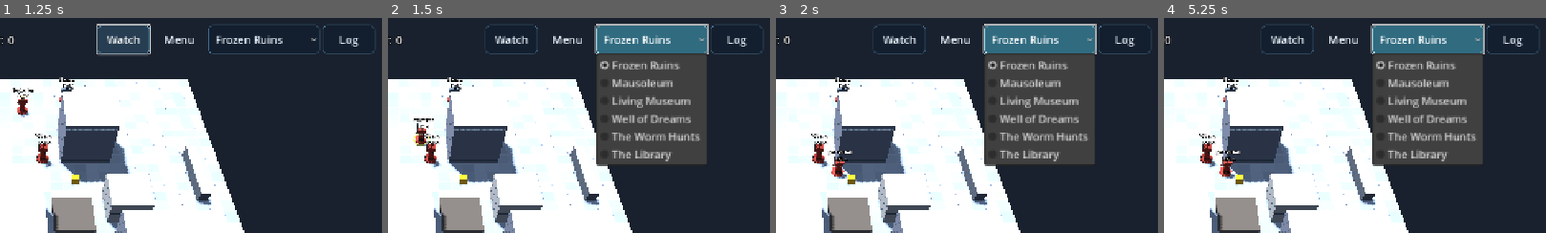
Above: before the commit, frames 1-4 (left to right).
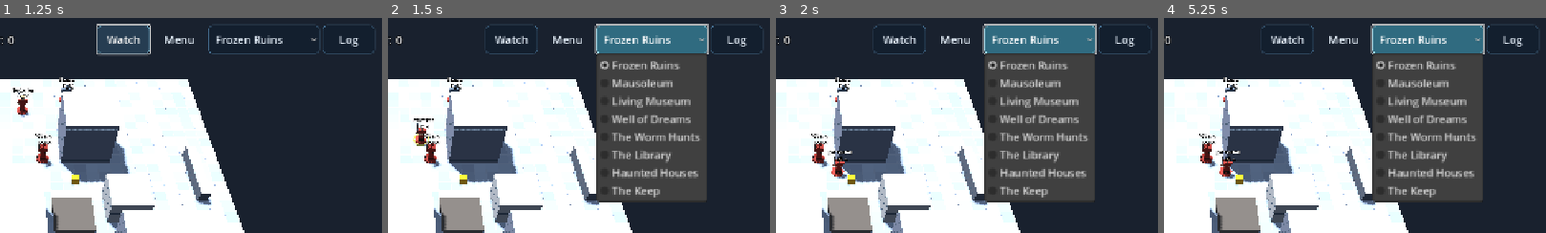
Above: after the commit, the same moments.

Repository: drag0nblad3/Frostgame
Game: Godot game, scene res://scenes/main.tscn
Two runs of this game, one before a commit and one after it. Both use one fixed random seed, a clock stepped at 60 frames per second and the inputs below.
Inputs:
- Up to frame 1 (1.25 s): click "Watch" at 0.5 s
- Up to frame 2 (1.5 s): click "Frozen Ruins" at 1.25 s
- Up to frame 3 (2 s): no input
- Up to frame 4 (5.25 s): click "Log" at 2 s; click "Group" at 2.75 s; click "Watch" at 3.5 s; click "Watch" at 4.25 s; click "Frozen Ruins" at 5 s
The pictures show only the part of the screen within x 50-100%, y 0-50%; the shares and areas given below are measured in that part.

Frame 1 is identical in both runs. In frame 2, 5.3% of the frame differs, in the area x 54-84%, y 40-86%; in frame 3, 5.3%; in frame 4, 5.3%.

Commit message:
Add Haunted Houses and Keep boards, scenario sites and saved state

Diff:
--- /dev/null
+++ b/data/boards/haunted_houses.json
@@ -0,0 +1,352 @@
+{
+  "id": "haunted_houses",
+  "name": "The Haunted Houses",
+  "size": [
+    36,
+    36
+  ],
+  "pieces": [
+    {
+      "kind": "ruin",
+      "rect": [
+        5,
+        8,
+        3,
+        4
+      ]
+    },
+    {
+      "kind": "ruin",
+      "rect": [
+        28,
+        24,
+        3,
+        4
+      ]
+    },
+    {
+      "kind": "wall",
+      "rect": [
+        7,
+        25,
+        5,
+        0.5
+      ]
+    },
+    {
+      "kind": "wall",
+      "rect": [
+        24,
+        9,
+        5,
+        0.5
+      ]
+    },
+    {
+      "kind": "rubble",
+      "rect": [
+        8,
+        14,
+        2,
+        3
+      ]
+    },
+    {
+      "kind": "rubble",
+      "rect": [
+        26,
+        19,
+        2,
+        3
+      ]
+    },
+    {
+      "kind": "platform",
+      "rect": [
+        4,
+        20,
+        3,
+        3
+      ]
+    },
+    {
+      "kind": "platform",
+      "rect": [
+        29,
+        13,
+        3,
+        3
+      ]
+    },
+    {
+      "kind": "haunted_floor",
+      "rect": [
+        16,
+        16,
+        4,
+        4
+      ]
+    },
+    {
+      "kind": "hut_wall",
+      "rect": [
+        15.5,
+        15.5,
+        0.5,
+        5
+      ]
+    },
+    {
+      "kind": "hut_wall",
+      "rect": [
+        20,
+        15.5,
+        0.5,
+        5
+      ]
+    },
+    {
+      "kind": "hut_wall",
+      "rect": [
+        16,
+        20,
+        4,
+        0.5
+      ]
+    },
+    {
+      "kind": "hut_wall",
+      "rect": [
+        16,
+        15.5,
+        1,
+        0.5
+      ]
+    },
+    {
+      "kind": "hut_wall",
+      "rect": [
+        19,
+        15.5,
+        1,
+        0.5
+      ]
+    },
+    {
+      "kind": "haunted_floor",
+      "rect": [
+        10,
+        16,
+        4,
+        4
+      ]
+    },
+    {
+      "kind": "hut_wall",
+      "rect": [
+        9.5,
+        15.5,
+        0.5,
+        5
+      ]
+    },
+    {
+      "kind": "hut_wall",
+      "rect": [
+        14,
+        15.5,
+        0.5,
+        5
+      ]
+    },
+    {
+      "kind": "hut_wall",
+      "rect": [
+        10,
+        20,
+        4,
+        0.5
+      ]
+    },
+    {
+      "kind": "hut_wall",
+      "rect": [
+        10,
+        15.5,
+        1,
+        0.5
+      ]
+    },
+    {
+      "kind": "hut_wall",
+      "rect": [
+        13,
+        15.5,
+        1,
+        0.5
+      ]
+    },
+    {
+      "kind": "haunted_floor",
+      "rect": [
+        22,
+        16,
+        4,
+        4
+      ]
+    },
+    {
+      "kind": "hut_wall",
+      "rect": [
+        21.5,
+        15.5,
+        0.5,
+        5
+      ]
+    },
+    {
+      "kind": "hut_wall",
+      "rect": [
+        26,
+        15.5,
+        0.5,
+        5
+      ]
+    },
+    {
+      "kind": "hut_wall",
+      "rect": [
+        22,
+        20,
+        4,
+        0.5
+      ]
+    },
+    {
+      "kind": "hut_wall",
+      "rect": [
+        22,
+        15.5,
+        1,
+        0.5
+      ]
+    },
+    {
+      "kind": "hut_wall",
+      "rect": [
+        25,
+        15.5,
+        1,
+        0.5
+      ]
+    },
+    {
+      "kind": "haunted_floor",
+      "rect": [
+        16,
+        10,
+        4,
+        4
+      ]
+    },
+    {
+      "kind": "hut_wall",
+      "rect": [
+        15.5,
+        9.5,
+        0.5,
+        5
+      ]
+    },
+    {
+      "kind": "hut_wall",
+      "rect": [
+        20,
+        9.5,
+        0.5,
+        5
+      ]
+    },
+    {
+      "kind": "hut_wall",
+      "rect": [
+        16,
+        14,
+        4,
+        0.5
+      ]
+    },
+    {
+      "kind": "hut_wall",
+      "rect": [
+        16,
+        9.5,
+        1,
+        0.5
+      ]
+    },
+    {
+      "kind": "hut_wall",
+      "rect": [
+        19,
+        9.5,
+        1,
+        0.5
+      ]
+    },
+    {
+      "kind": "haunted_floor",
+      "rect": [
+        16,
+        22,
+        4,
+        4
+      ]
+    },
+    {
+      "kind": "hut_wall",
+      "rect": [
+        15.5,
+        21.5,
+        0.5,
+        5
+      ]
+    },
+    {
+      "kind": "hut_wall",
+      "rect": [
+        20,
+        21.5,
+        0.5,
+        5
+      ]
+    },
+    {
+      "kind": "hut_wall",
+      "rect": [
+        16,
+        26,
+        4,
+        0.5
+      ]
+    },
+    {
+      "kind": "hut_wall",
+      "rect": [
+        16,
+        21.5,
+        1,
+        0.5
+      ]
+    },
+    {
+      "kind": "hut_wall",
+      "rect": [
+        19,
+        21.5,
+        1,
+        0.5
+      ]
+    }
+  ]
+}
--- /dev/null
+++ b/data/boards/the_keep.json
@@ -0,0 +1,118 @@
+{
+  "id": "the_keep",
+  "name": "The Keep",
+  "size": [
+    36,
+    36
+  ],
+  "pieces": [
+    {
+      "kind": "ruin",
+      "rect": [
+        5,
+        8,
+        3,
+        4
+      ]
+    },
+    {
+      "kind": "ruin",
+      "rect": [
+        28,
+        24,
+        3,
+        4
+      ]
+    },
+    {
+      "kind": "wall",
+      "rect": [
+        7,
+        25,
+        5,
+        0.5
+      ]
+    },
+    {
+      "kind": "wall",
+      "rect": [
+        24,
+        9,
+        5,
+        0.5
+      ]
+    },
+    {
+      "kind": "rubble",
+      "rect": [
+        8,
+        14,
+        2,
+        3
+      ]
+    },
+    {
+      "kind": "rubble",
+      "rect": [
+        26,
+        19,
+        2,
+        3
+      ]
+    },
+    {
+      "kind": "platform",
+      "rect": [
+        4,
+        20,
+        3,
+        3
+      ]
+    },
+    {
+      "kind": "platform",
+      "rect": [
+        29,
+        13,
+        3,
+        3
+      ]
+    },
+    {
+      "kind": "arcane_disc",
+      "rect": [
+        16.5,
+        10.5,
+        3,
+        3
+      ]
+    },
+    {
+      "kind": "arcane_disc",
+      "rect": [
+        22.5,
+        16.5,
+        3,
+        3
+      ]
+    },
+    {
+      "kind": "arcane_disc",
+      "rect": [
+        16.5,
+        22.5,
+        3,
+        3
+      ]
+    },
+    {
+      "kind": "arcane_disc",
+      "rect": [
+        10.5,
+        16.5,
+        3,
+        3
+      ]
+    }
+  ]
+}
--- /dev/null
+++ b/data/scenarios/haunted_houses.json
@@ -0,0 +1,157 @@
+{
+  "id": "haunted_houses",
+  "name": "The Haunted Houses",
+  "board": "haunted_houses",
+  "warbands": [
+    {
+      "name": "Elementalist",
+      "figures": [
+        {
+          "type": "wizard",
+          "at": [
+            18,
+            3
+          ]
+        },
+        {
+          "type": "apprentice",
+          "at": [
+            15,
+            3
+          ]
+        },
+        {
+          "type": "knight",
+          "at": [
+            20,
+            4.5
+          ]
+        },
+        {
+          "type": "man_at_arms",
+          "at": [
+            13,
+            4.5
+          ]
+        },
+        {
+          "type": "infantryman",
+          "at": [
+            22,
+            3
+          ]
+        },
+        {
+          "type": "archer",
+          "at": [
+            10,
+            3
+          ]
+        },
+        {
+          "type": "crossbowman",
+          "at": [
+            26,
+            3
+          ]
+        }
+      ],
+      "spells": {
+        "elemental_bolt": 12,
+        "elemental_shield": 10,
+        "fleet_feet": 12,
+        "strength": 12,
+        "heal": 12,
+        "combat_awareness": 16
+      }
+    },
+    {
+      "name": "Necromancer",
+      "figures": [
+        {
+          "type": "wizard",
+          "at": [
+            18,
+            33
+          ]
+        },
+        {
+          "type": "apprentice",
+          "at": [
+            21,
+            33
+          ]
+        },
+        {
+          "type": "barbarian",
+          "at": [
+            16,
+            31.5
+          ]
+        },
+        {
+          "type": "treasure_hunter",
+          "at": [
+            23,
+            31.5
+          ]
+        },
+        {
+          "type": "thug",
+          "at": [
+            19,
+            31.5
+          ]
+        },
+        {
+          "type": "ranger",
+          "at": [
+            12,
+            33
+          ]
+        },
+        {
+          "type": "marksman",
+          "at": [
+            26,
+            33
+          ]
+        }
+      ],
+      "spells": {
+        "bone_dart": 10,
+        "steal_health": 10,
+        "fleet_feet": 12,
+        "glow": 14,
+        "mind_lock": 16,
+        "strength": 14
+      }
+    }
+  ],
+  "treasures": [
+    [
+      18,
+      18
+    ],
+    [
+      12,
+      18
+    ],
+    [
+      24,
+      18
+    ],
+    [
+      18,
+      12
+    ],
+    [
+      18,
+      24
+    ]
+  ],
+  "random_encounters": true,
+  "forced_combat": true,
+  "special": "haunted_houses",
+  "central_treasure": 0
+}
--- /dev/null
+++ b/data/scenarios/the_keep.json
@@ -0,0 +1,157 @@
+{
+  "id": "the_keep",
+  "name": "The Keep",
+  "board": "the_keep",
+  "warbands": [
+    {
+      "name": "Elementalist",
+      "figures": [
+        {
+          "type": "wizard",
+          "at": [
+            18,
+            3
+          ]
+        },
+        {
+          "type": "apprentice",
+          "at": [
+            15,
+            3
+          ]
+        },
+        {
+          "type": "knight",
+          "at": [
+            20,
+            4.5
+          ]
+        },
+        {
+          "type": "man_at_arms",
+          "at": [
+            13,
+            4.5
+          ]
+        },
+        {
+          "type": "infantryman",
+          "at": [
+            22,
+            3
+          ]
+        },
+        {
+          "type": "archer",
+          "at": [
+            10,
+            3
+          ]
+        },
+        {
+          "type": "crossbowman",
+          "at": [
+            26,
+            3
+          ]
+        }
+      ],
+      "spells": {
+        "elemental_bolt": 12,
+        "elemental_shield": 10,
+        "fleet_feet": 12,
+        "strength": 12,
+        "heal": 12,
+        "combat_awareness": 16
+      }
+    },
+    {
+      "name": "Necromancer",
+      "figures": [
+        {
+          "type": "wizard",
+          "at": [
+            18,
+            33
+          ]
+        },
+        {
+          "type": "apprentice",
+          "at": [
+            21,
+            33
+          ]
+        },
+        {
+          "type": "barbarian",
+          "at": [
+            16,
+            31.5
+          ]
+        },
+        {
+          "type": "treasure_hunter",
+          "at": [
+            23,
+            31.5
+          ]
+        },
+        {
+          "type": "thug",
+          "at": [
+            19,
+            31.5
+          ]
+        },
+        {
+          "type": "ranger",
+          "at": [
+            12,
+            33
+          ]
+        },
+        {
+          "type": "marksman",
+          "at": [
+            26,
+            33
+          ]
+        }
+      ],
+      "spells": {
+        "bone_dart": 10,
+        "steal_health": 10,
+        "fleet_feet": 12,
+        "glow": 14,
+        "mind_lock": 16,
+        "strength": 14
+      }
+    }
+  ],
+  "treasures": [
+    [
+      18,
+      18
+    ],
+    [
+      18,
+      12
+    ],
+    [
+      24,
+      18
+    ],
+    [
+      18,
+      24
+    ],
+    [
+      12,
+      18
+    ]
+  ],
+  "random_encounters": true,
+  "forced_combat": true,
+  "special": "the_keep",
+  "central_treasure": 0
+}
--- a/data/terrain.json
+++ b/data/terrain.json
@@ -63,5 +63,26 @@
     "cover": 0,
     "height": 2.5,
     "walkable_top": true
+  },
+  "haunted_floor": {
+    "name": "Haunted house floor",
+    "blocks_los": false,
+    "blocks_move": false,
+    "cover": 0,
+    "height": 0.045
+  },
+  "hut_wall": {
+    "name": "Stone hut wall",
+    "blocks_los": true,
+    "blocks_move": true,
+    "cover": 0,
+    "height": 2
+  },
+  "arcane_disc": {
+    "name": "Arcane transport disc",
+    "blocks_los": false,
+    "blocks_move": false,
+    "cover": 0,
+    "height": 0.06
   }
 }
--- a/src/core/board/board_loader.gd
+++ b/src/core/board/board_loader.gd
@@ -18,5 +18,7 @@
 	b.size = Vector2(s[0], s[1])
 	for p: Dictionary in d.get("pieces", []):
 		var r: Array = p["rect"]
-		b.pieces.append(TerrainPiece.new(terrain.get_kind(p["kind"]), Rect2(r[0], r[1], r[2], r[3])))
+		var piece := TerrainPiece.new(terrain.get_kind(p["kind"]), Rect2(r[0], r[1], r[2], r[3]))
+		piece.circular = piece.kind.id == "arcane_disc"
+		b.pieces.append(piece)
 	return b
--- a/src/core/state/battle_snapshot.gd
+++ b/src/core/state/battle_snapshot.gd
@@ -3,7 +3,7 @@
 ## Local, versioned checkpoint. No objects or suspended callbacks are deserialized.
 const VERSION := 1
 const PATH := "user://frostgame_battle_v1.dat"
-const STATE := ["side_names", "turn", "phase", "push_winner" …(95 unchanged characters)… ial", "worm_spawned", "well_drinkers", "reinforcement_points", "spellbooks", "sp …(165 unchanged characters)…
+const STATE := ["side_names", "turn", "phase", "push_winner" …(95 unchanged characters)… ial", "worm_spawned", "well_drinkers", "discovered_huts", "disc_travellers", "reinforcement_points", "spellbooks", "sp …(165 unchanged characters)…
 const EARLY := ["leaders", "eligible", "used", "closed"]
 const GROUP := ["stage", "side", "members", "pending"]
 const TOKEN := ["id", "pos", "carrier_id", "secured_by", "lost", "ever_collected", "central", "frozen"]
--- a/src/core/state/game_state.gd
+++ b/src/core/state/game_state.gd
@@ -22,6 +22,8 @@
 var scenario_special := ""
 var worm_spawned := false
 var well_drinkers := {}
+var discovered_huts := {}
+var disc_travellers := {}
 var reinforcement_points: Array[Vector2] = []
 var creature_db: FigureDb
 var spellbooks := {}
--- /dev/null
+++ b/src/core/state/scenario_sites.gd
@@ -0,0 +1,91 @@
+class_name ScenarioSites
+extends RefCounted
+## Haunted dwellings and arcane transport discs (pp. 148, 150).
+
+static func site_at(s: GameState, kind: String, at: Vector2) -> TerrainPiece:
+	for p in s.board.pieces:
+		if p.kind.id == kind and p.contains(at):
+			return p
+	return null
+
+
+static func treasure_protected(s: GameState, at: Vector2) -> bool:
+	return s.scenario_special == "the_keep" and site_at(s, "arcane_disc", at) != null
+
+
+static func discover(c: GameController, at: Vector2, side: int) -> bool:
+	var s := c.state
+	if s.scenario_special != "haunted_houses" or side < 0 or s.creature_db == null:
+		return false
+	var hut := site_at(s, "haunted_floor", at)
+	if hut == null or s.discovered_huts.has(hut.rect.position):
+		return false
+	s.discovered_huts[hut.rect.position] = true
+	var roll := c.dice.d20()
+	var kind := "" if roll <= 6 else ("ghoul" if roll <= 16 else "wraith")
+	var found := false
+	if kind != "":
+		var grid := MoveGrid.new(s.board, null, s.figures)
+		var target := hut.rect.get_center() + Vector2(0, 1.5)
+		var points: Array[Vector2] = []
+		for x in range(-3, 4):
+			for y in range(-3, 4):
+				var pos := hut.rect.get_center() + Vector2(x, y) * 0.5
+				if grid.open(MovePlanner.node_at(pos)):
+					points.append(pos)
+		points.sort_custom(func(a: Vector2, b: Vector2) -> bool: return a.distance_squared_to(target) < b.distance_squared_to(target))
+		if not points.is_empty():
+			c._encounters._spawn_at(kind, points[0])
+			found = true
+	c.emit("hut_discovered", {"side": side, "at": hut.rect.get_center(), "roll": roll, "creature": kind if found else "", "xp": 15 if found else 0})
+	return found
+
+
+static func enter(c: GameController, f: Figure) -> bool:
+	if not f.in_play() or f.elevation >= 0.5:
+		return false
+	return discover(c, f.pos, f.side)
+
+
+static func end_move(c: GameController, f: Figure) -> void:
+	if not f.in_play():
+		return
+	enter(c, f)
+	var s := c.state
+	if s.scenario_special != "the_keep" or f.elevation >= 0.5:
+		return
+	var disc := site_at(s, "arcane_disc", f.pos)
+	if disc == null:
+		return
+	var roll := c.dice.d20()
+	if roll >= 16:
+		c.emit("disc_stay", {"id": f.id, "roll": roll})
+		return
+	var center := s.board.size * 0.5
+	var from := disc.rect.get_center()
+	var direction := -PI * 0.5 if roll <= 5 else (PI if roll <= 10 else PI * 0.5)
+	var to := center + (from - center).rotated(direction)
+	var dest := site_at(s, "arcane_disc", to)
+	if dest == null:
+		return
+	var grid := MoveGrid.new(s.board, f, s.figures)
+	var points: Array[Vector2] = []
+	for x in range(-2, 3):
+		for y in range(-2, 3):
+			var at := to + Vector2(x, y) * 0.5
+			if at.distance_to(to) <= dest.rect.size.x * 0.5 - Figure.BASE_RADIUS + 0.001 and grid.open(MovePlanner.node_at(at)):
+				points.append(at)
+	if points.is_empty():
+		c.emit("disc_stay", {"id": f.id, "roll": roll})
+		return
+	points.sort_custom(func(a: Vector2, b: Vector2) -> bool: return a.distance_squared_to(to) < b.distance_squared_to(to))
+	var old := f.pos
+	f.pos = points[0]
+	f.elevation = s.board.height_at(f.pos)
+	c.emit("move", {"id": f.id, "path": PackedVector2Array([old, f.pos]), "cost": 0.0})
+	var xp := 0
+	if f.side >= 0 and not s.disc_travellers.has(f.id):
+		s.disc_travellers[f.id] = true
+		xp = 30 if f.def.role == "wizard" else (20 if f.def.role == "apprentice" else 0)
+	c.emit("disc_transport", {"id": f.id, "side": f.side, "roll": roll, "xp": xp})
+	c._magic.terrain.trigger_landing(f)
--- a/src/view/board_view.gd
+++ b/src/view/board_view.gd
@@ -70,6 +70,9 @@
 		"museum_statue": col = Color(0.65, 0.71, 0.72)
 		"dreams_well": col = Color(0.12, 0.38, 0.55)
 		"library_shelf": col = Color(0.36, 0.24, 0.18)
+		"arcane_disc": col = Color(0.24, 0.66, 0.76)
+		"haunted_floor": col = Color(0.34, 0.39, 0.45)
+		"hut_wall": col = Color(0.46, 0.48, 0.53)
 	var mat := _mat(col, 0.95)
 	if col.a < 1.0:
 		mat.transparency = BaseMaterial3D.TRANSPARENCY_ALPHA
--- a/src/view/hud/battle_hud.gd
+++ b/src/view/hud/battle_hud.gd
@@ -73,7 +73,7 @@
 	scenarios.set_item_metadata(1, "mausoleum")
 	scenarios.add_item("Living Museum")
 	scenarios.set_item_metadata(2, "living_museum")
-	for option: Array in [["Well of Dreams", "dreams_well"], ["The Worm Hunts", "worm_hunts"], ["The Library", "underground_library"]]:
+	for option: Array in [["Well of Dreams", "dreams_well"], ["The Worm Hunts", "worm_hunts"], ["The Library", "underground_library"], ["Haunted Houses", "haunted_houses"], ["The Keep", "the_keep"]]:
 		scenarios.add_item(option[0])
 		scenarios.set_item_metadata(scenarios.item_count - 1, option[1])
 	scenarios.item_selected.connect(func(i: int) -> void: scenario_selected.emit(str(scenarios.get_item_metadata(i))))
--- a/src/view/tabletop_details.gd
+++ b/src/view/tabletop_details.gd
@@ -29,7 +29,16 @@
 
 
 static func decorate(root: Node3D, piece: TerrainPiece) -> void:
-	if piece.kind.id not in ["ruin", "wall", "platform", "tower", "library_shelf", "dreams_well"]:
+	if piece.kind.id == "arcane_disc":
+		var ring := TorusMesh.new()
+		ring.inner_radius = 1.12
+		ring.outer_radius = 1.38
+		MiniatureFactory.mesh(root, ring, TableSpace.to_world(piece.rect.get_center(), 0.07), Color(0.89, 0.74, 0.29)).scale.y = 0.16
+		for i in 8:
+			var at := piece.rect.get_center() + Vector2.RIGHT.rotated(TAU * i / 8.0) * 0.85
+			MiniatureFactory.box(root, TableSpace.to_world(at, 0.07), Vector3(0.14, 0.04, 0.14), Color(0.89, 0.74, 0.29))
+		return
+	if piece.kind.id not in ["ruin", "wall", "platform", "tower", "library_shelf", "dreams_well", "hut_wall"]:
 		return
 	var decor := Node3D.new()
 	root.add_child(decor)
